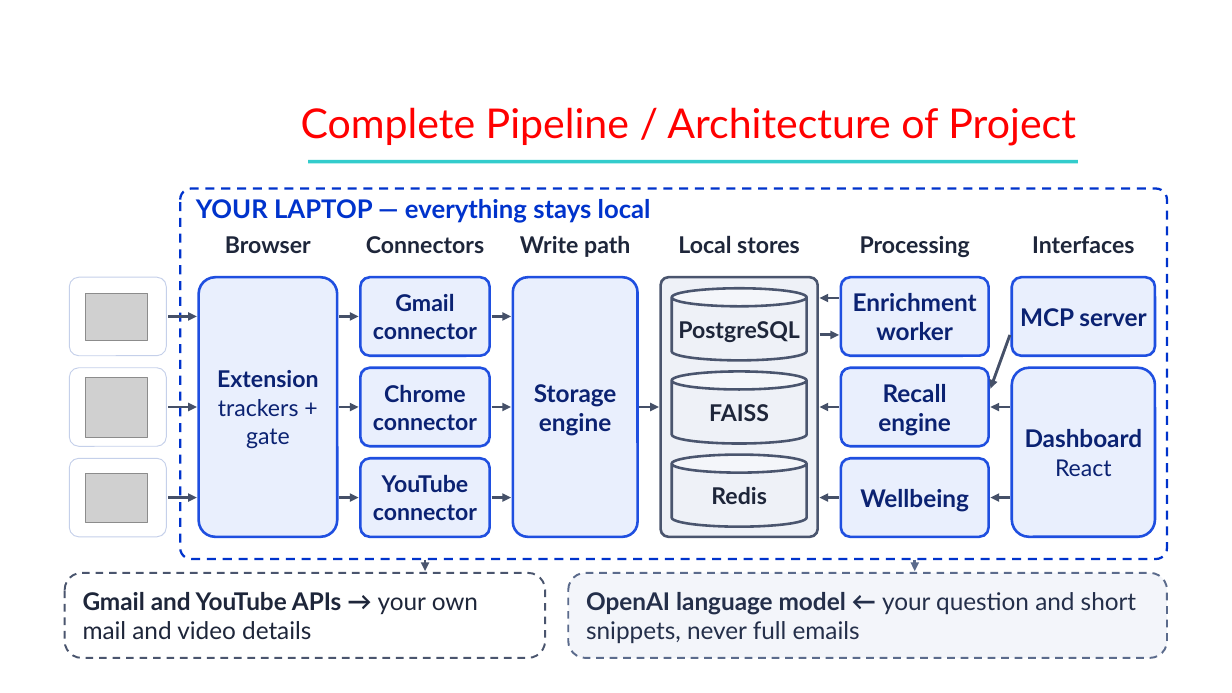
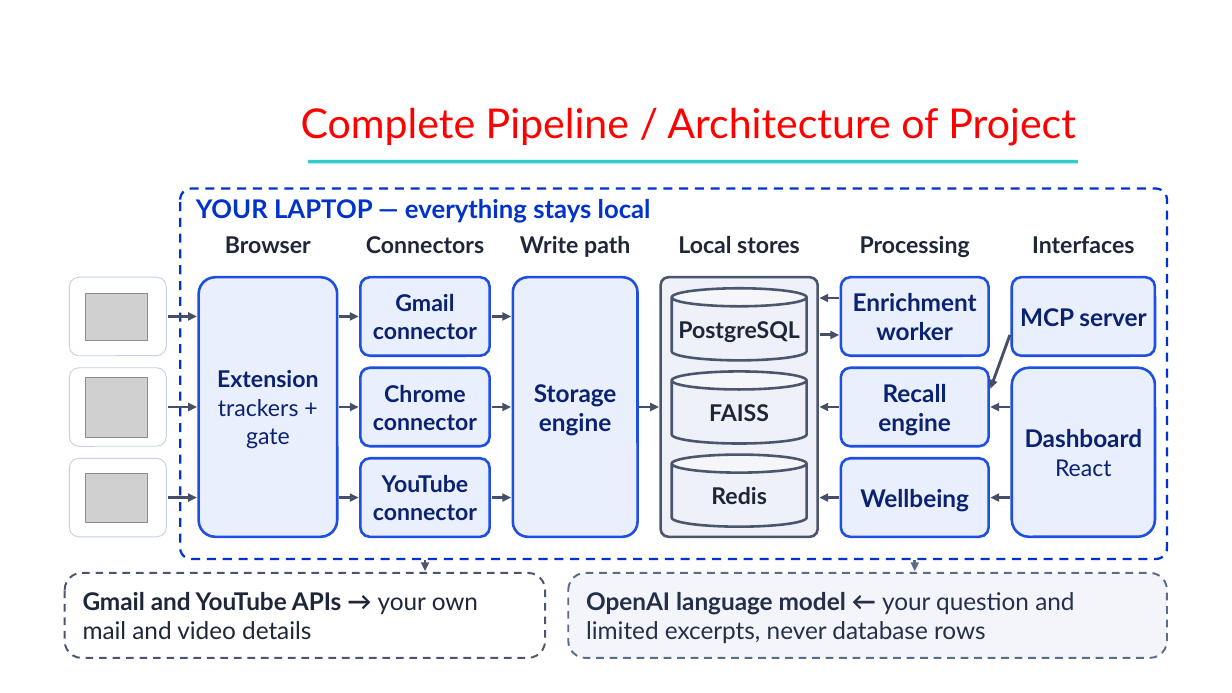
Before and after one commit to Shehzaad-khan/Efficient-Contextualized-History-Orchestrator-E.C.H.O, a slide deck: slide 6 of docs/Phase III/ECHO_Phase3_Review3.pptx. Drawn at 1232x693 pixels with LibreOffice and Linux fonts; fonts in the diff are those of the drawing; grey boxes stand for pictures; background and template pictures are left out. Boxes give left, top, right and bottom in pixels: in the first picture for what was removed or moved away, otherwise in the second. Text is boxed around its words. In the diff, an @@ line names an element or a change of style, - is before the commit and + after.

```diff
--- a/docs/Phase III/ECHO_Phase3_Review3.pptx
+++ b/docs/Phase III/ECHO_Phase3_Review3.pptx
@@ text in rounded rectangle at [586,592,1074,643]: text changed @@
-OpenAI language model ← your question and short snippets, never full emails
+OpenAI language model ← your question and limited excerpts, never database rows
```
Also in this commit, not shown: 10 other slides changed, 13 other files.
